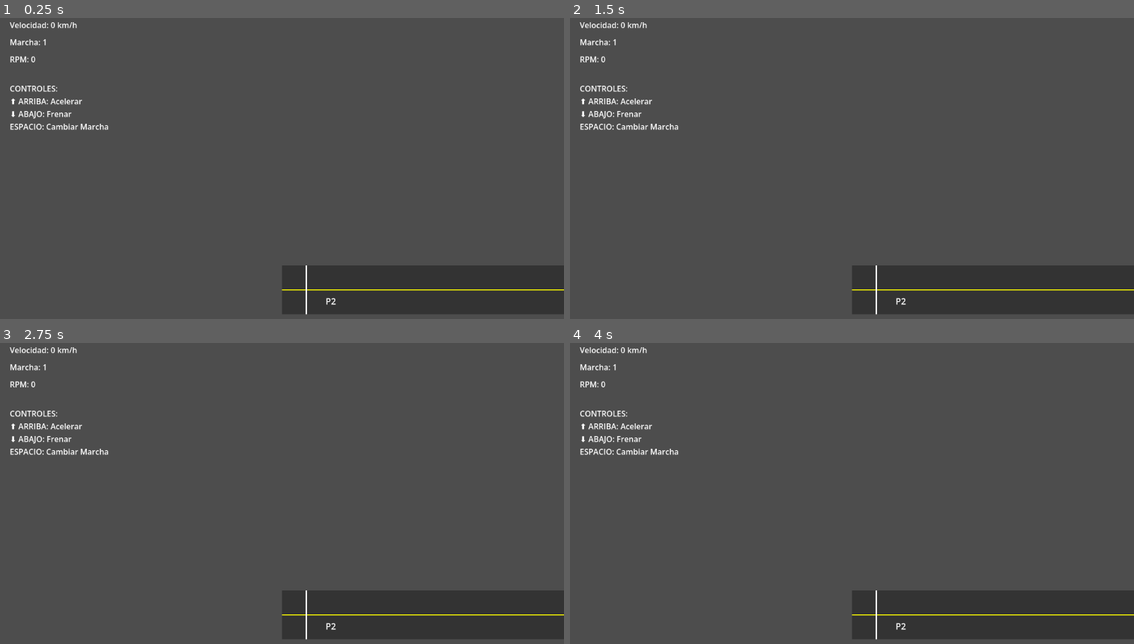
Above: before the commit, frames 1-4 (two rows, left to right).
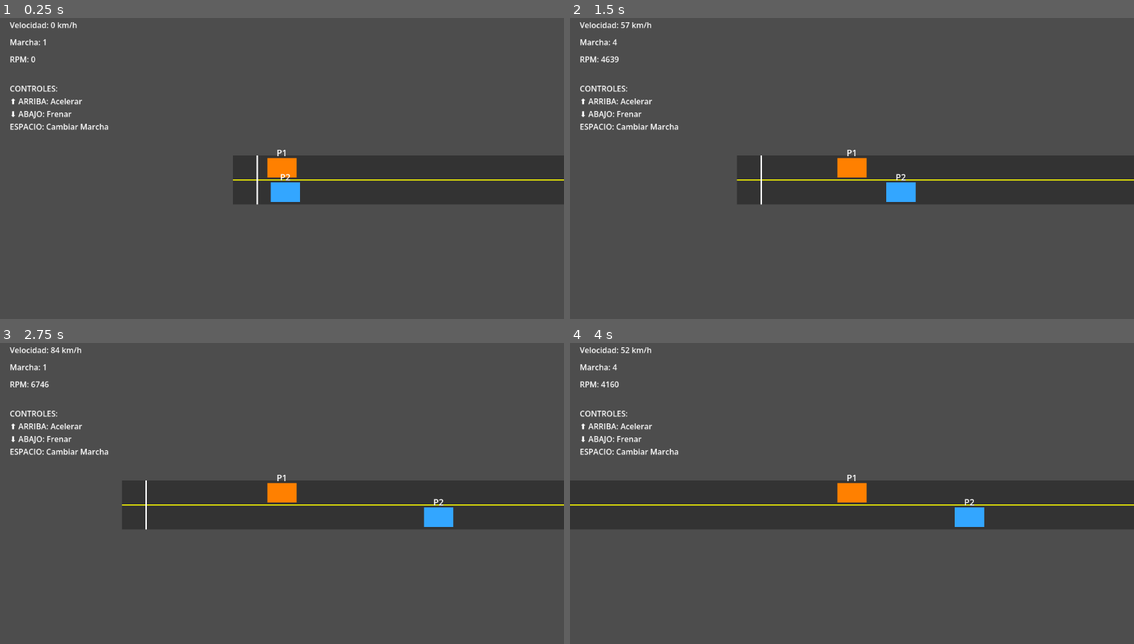
Above: after the commit, the same moments.

Repository: sanguchedemiga222-cloud/pixel-drag-racer
Game: Godot game, scene res://scenes/main.tscn
Same seed, same stepped clock (60 frames per second), same inputs: the game is played once before the commit and once after it.
Inputs:
- Up to frame 1 (0.25 s): no input
- Up to frame 2 (1.5 s): tap Enter (ui_accept) at 0.5, 0.6, 0.77, 1.07, 1.35 s; hold Up (ui_up) 0.53-1.28 s; hold Down (ui_down) from 1.28 s (still down)
- Up to frame 3 (2.75 s): tap Enter (ui_accept) at 1.52, 1.82, 2.1 s; release Down (ui_down) at 2.03 s; hold Up (ui_up) from 2.03 s (still down)
- Up to frame 4 (4 s): tap Enter (ui_accept) at 2.85, 3.02, 3.32, 3.6, 3.77 s; release Up (ui_up) at 3.53 s; hold Down (ui_down) from 3.53 s (still down)

The runs differ from the first frame. In frame 1, 18% of the frame differs, in the area x 41-100%, y 43-99%; in frame 2, 20%; in frame 3, 21%; in frame 4, 24%, in the area x 0-100%, y 1-99%.
Error before the commit: Attempt to call function 'get_current_speed' in base 'null instance' on a null instance. (res://scripts/main.gd:13)

Commit message:
Corrige recursos de coche y restaura la escena de carrera

Diff:
--- a/PixelDragRacer-main/scenes/car.tscn
+++ b/PixelDragRacer-main/scenes/car.tscn
@@ -1,28 +1,23 @@
-extends Node2D
+[gd_scene load_steps=2 format=3 uid="uid://c0j6k6gj5jw1f"]
 
-@onready var car = $Car
-@onready var rival: Node2D = $Rival
-@onready var speed_label = $UI/VelocidadLabel
-@onready var gear_label = $UI/MarchaLabel
-@onready var rpm_label = $UI/RPMLbl
+[ext_resource type="Script" path="res://scripts/car.gd" id="1_3h8l5"]
 
-var rival_speed = 0.0
-const RIVAL_ACCELERATION = 220.0
-const RIVAL_MAX_SPEED = 250.0
+[node name="Car" type="CharacterBody2D"]
+script = ExtResource("1_3h8l5")
 
-func _ready():
-	print("¡Juego iniciado!")
+[node name="ColorRect" type="ColorRect" parent="."]
+offset_left = -30.0
+offset_top = -20.0
+offset_right = 30.0
+offset_bottom = 20.0
+color = Color(1, 0.5, 0, 1)
 
-func _process(delta):
-	# El rival avanza solo por su carril.
-	rival_speed = min(rival_speed + RIVAL_ACCELERATION * delta, RIVAL_MAX_SPEED)
-	rival.position.x += rival_speed * delta
-
-	# Actualizar HUD en tiempo real
-	var current_speed = car.get_current_speed()
-	var current_gear = car.get_current_gear()
-	var current_rpm = car.get_current_rpm()
-
-	speed_label.text = "Velocidad: %d km/h" % current_speed
-	gear_label.text = "Marcha: %d" % current_gear
-	rpm_label.text = "RPM: %d" % current_rpm
+[node name="Tag" type="Label" parent="."]
+offset_left = -30.0
+offset_top = -44.0
+offset_right = 30.0
+offset_bottom = -20.0
+text = "P1"
+horizontal_alignment = 1
+theme_override_colors/font_color = Color(1, 1, 1, 1)
+theme_override_font_sizes/font_size = 18
--- a/PixelDragRacer-main/scenes/main.tscn
+++ b/PixelDragRacer-main/scenes/main.tscn
@@ -55,11 +55,18 @@
 [node name="Rival" type="Node2D" parent="."]
 position = Vector2(100, 275)
 
+[node name="RivalBody" type="ColorRect" parent="Rival"]
+offset_left = -30.0
+offset_top = -20.0
+offset_right = 30.0
+offset_bottom = 20.0
+color = Color(0.2, 0.65, 1, 1)
+
 [node name="Tag" type="Label" parent="Rival"]
 offset_left = -30.0
-offset_top = -15.0
+offset_top = -44.0
 offset_right = 30.0
-offset_bottom = 15.0
+offset_bottom = -20.0
 text = "P2"
 horizontal_alignment = 1
 theme_override_colors/font_color = Color(1, 1, 1, 1)
--- a/PixelDragRacer-main/scripts/car.gd
+++ b/PixelDragRacer-main/scripts/car.gd
@@ -2,110 +2,74 @@
 
 @export var racer_tag: String = "P1"
 
-# Variables de movimiento
-var speed = 0.0
-var max_speed = 250.0
-var acceleration = 300.0
-var friction = 200.0
+# Variables de movimiento del jugador
+var speed := 0.0
+var max_speed := 250.0
+var acceleration := 300.0
+var friction := 200.0
+var is_accelerating := false
+var is_braking := false
 
-# Variables de entrada
-var is_accelerating = false
-var is_braking = false
+# Variables de cambio de marcha
+var current_gear := 0
+var max_gears := 4
+var gear_rpm := 0.0
+var max_rpm := 8000.0
 
-# Dimensiones del coche
-var car_width = 60.0
-var car_height = 40.0
-
-# Variables para el cambio de marcha
-var current_gear = 0
-var max_gears = 4
-var gear_rpm = 0.0
-var max_rpm = 8000.0
-
-func _ready():
+func _ready() -> void:
 	$Tag.text = racer_tag
 	print("Auto listo - ¡Comenzando carrera de velocidad!")
 
-func _physics_process(delta):
+func _physics_process(delta: float) -> void:
 	handle_input()
 	update_speed(delta)
 	update_gear()
-
-	# Aplicar velocidad solo en X (horizontal)
-	velocity.x = speed
-	velocity.y = 0
+	velocity = Vector2(speed, 0.0)
 	move_and_slide()
 
-func handle_input():
-	"""Maneja la entrada del jugador"""
+func handle_input() -> void:
 	is_accelerating = Input.is_action_pressed("ui_up")
 	is_braking = Input.is_action_pressed("ui_down")
-
-	# Cambio de marcha manual con SPACE
 	if Input.is_action_just_pressed("ui_accept"):
 		shift_up()
 
-func update_speed(delta):
-	"""Actualiza la velocidad basado en aceleración y fricción"""
-
+func update_speed(delta: float) -> void:
 	if is_accelerating:
-		# Acelerar
 		var current_acceleration = acceleration
-
-		# Las marchas superiores aceleran más rápido
 		if current_gear > 0:
-			current_acceleration = acceleration + (current_gear * 50)
-
+			current_acceleration += current_gear * 50.0
 		speed += current_acceleration * delta
-
-		# Limitar velocidad según la marcha
-		var gear_max_speed = max_speed + (current_gear * 50)
-		speed = min(speed, gear_max_speed)
-
+		var gear_max_speed = max_speed + (current_gear * 50.0)
+		speed = minf(speed, gear_max_speed)
 	elif is_braking:
-		# Frenar
-		speed -= friction * 3 * delta
-		if speed < 0:
-			speed = 0
+		speed = maxf(0.0, speed - friction * 3.0 * delta)
 	else:
-		# Fricción natural
-		speed -= friction * delta
-		if speed < 0:
-			speed = 0
-
-	# Actualizar RPM basado en velocidad
+		speed = maxf(0.0, speed - friction * delta)
 	gear_rpm = (speed / max_speed) * max_rpm
 
-func update_gear():
-	"""Sistema de cambio de marcha automático"""
+func update_gear() -> void:
 	if gear_rpm >= max_rpm * 0.95 and current_gear < max_gears - 1:
 		shift_up()
-
 	if gear_rpm < max_rpm * 0.3 and current_gear > 0:
 		shift_down()
 
-func shift_up():
-	"""Cambiar a marcha superior"""
+func shift_up() -> void:
 	if current_gear < max_gears - 1:
 		current_gear += 1
 		gear_rpm = max_rpm * 0.3
 		print("Cambio a marcha %d" % (current_gear + 1))
 
-func shift_down():
-	"""Cambiar a marcha inferior"""
+func shift_down() -> void:
 	if current_gear > 0:
 		current_gear -= 1
 		gear_rpm = max_rpm * 0.3
 		print("Cambio a marcha %d" % (current_gear + 1))
 
-func get_current_speed():
-	"""Retorna la velocidad actual en km/h realista"""
+func get_current_speed() -> int:
 	return int(speed / 2.5)
 
-func get_current_gear():
-	"""Retorna la marcha actual"""
+func get_current_gear() -> int:
 	return current_gear + 1
 
-func get_current_rpm():
-	"""Retorna el RPM actual"""
+func get_current_rpm() -> int:
 	return int(gear_rpm)
--- a/PixelDragRacer-main/scripts/main.gd
+++ b/PixelDragRacer-main/scripts/main.gd
@@ -1,19 +1,27 @@
 extends Node2D
 
-@onready var car = $Car
-@onready var speed_label = $UI/VelocidadLabel
-@onready var gear_label = $UI/MarchaLabel
-@onready var rpm_label = $UI/RPMLbl
+@onready var car: CharacterBody2D = $Car
+@onready var rival: Node2D = $Rival
+@onready var speed_label: Label = $UI/VelocidadLabel
+@onready var gear_label: Label = $UI/MarchaLabel
+@onready var rpm_label: Label = $UI/RPMLbl
 
-func _ready():
+var rival_speed := 0.0
+const RIVAL_ACCELERATION := 220.0
+const RIVAL_MAX_SPEED := 250.0
+
+func _ready() -> void:
 	print("¡Juego iniciado!")
 
-func _process(delta):
-	# Actualizar HUD en tiempo real
-	var current_speed = car.get_current_speed()
-	var current_gear = car.get_current_gear()
-	var current_rpm = car.get_current_rpm()
+func _process(delta: float) -> void:
+	if not is_instance_valid(car) or not is_instance_valid(rival):
+		return
 
-	speed_label.text = "Velocidad: %d km/h" % current_speed
-	gear_label.text = "Marcha: %d" % current_gear
-	rpm_label.text = "RPM: %d" % current_rpm
+	# P2 acelera automáticamente por el segundo carril.
+	rival_speed = minf(rival_speed + RIVAL_ACCELERATION * delta, RIVAL_MAX_SPEED)
+	rival.position.x += rival_speed * delta
+
+	# Actualizar el HUD de P1.
+	speed_label.text = "Velocidad: %d km/h" % car.get_current_speed()
+	gear_label.text = "Marcha: %d" % car.get_current_gear()
+	rpm_label.text = "RPM: %d" % car.get_current_rpm()
